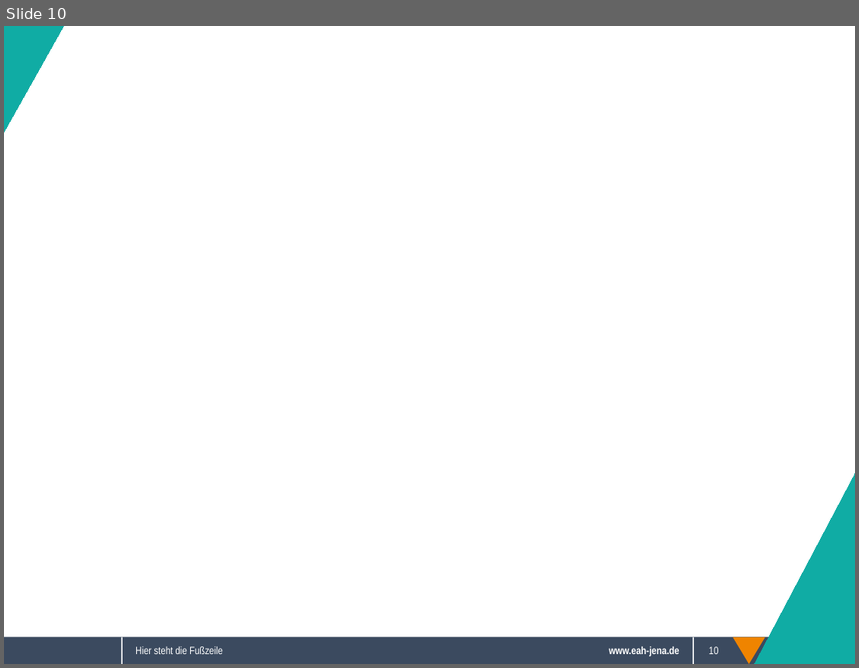
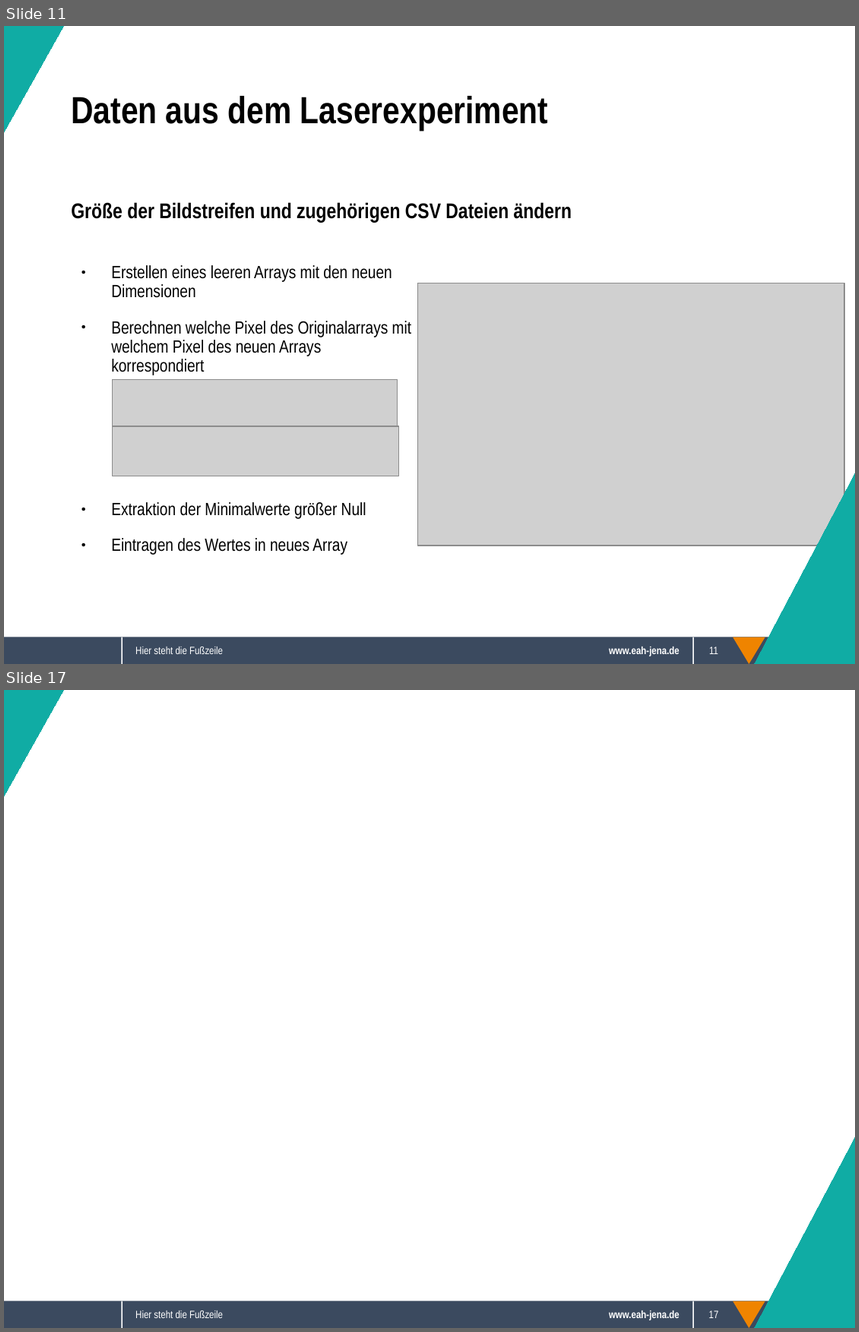
Before and after one commit to Sappy5053/Komplexpraktikum, a slide deck: Präsentation.odp. Shown one above the other, each under a label of ours: slide 10 before the commit, slides 11 and 17 after it; the slides between them are not shown. The pictures are 859x668 and 859x1332 pixels, drawn with LibreOffice and Linux fonts; fonts in the diff are those of the drawing; grey boxes stand for pictures; background and template pictures are left out. Boxes give left, top, right and bottom in pixels: in the first picture for what was removed or moved away, otherwise in the second. Text is boxed around its words. In the diff, an @@ line names an element or a change of style, - is before the commit and + after.

```diff
--- a/Präsentation.odp
+++ b/Präsentation.odp
@@ slide 11 added at (4, 26, 855, 664), background #FFFFFF; not listed: 5 template elements that a slide beside it also shows @@
@@ right triangle added at (4, 26, 63, 132), fill #10ACA4, outline #10ACA4 0 pt @@
@@ text added at (71, 96, 549, 131), 32 pt, text #000000, bold @@
+Daten aus dem Laserexperiment
@@ text added at (71, 202, 572, 222), 18 pt, text #000000, bold @@
+Größe der Bildstreifen und zugehörigen CSV Dateien ändern
@@ text added at (111, 265, 411, 555), 15 pt, text #000000 @@
+● Erstellen eines leeren Arrays mit den neuen Dimensionen
+● Berechnen welche Pixel des Originalarrays mit welchem Pixel des neuen Arrays korrespondiert
+● Extraktion der Minimalwerte größer Null
+● Eintragen des Wertes in neues Array
@@ picture added at (417, 283, 844, 545) @@
@@ picture added at (112, 380, 397, 427) @@
@@ picture added at (112, 427, 399, 476) @@
@@ right triangle added at (755, 474, 855, 664), fill #10ACA4, outline #10ACA4 0 pt @@
@@ text added at (135, 647, 223, 655), 9 pt, text #FFFFFF @@
+Hier steht die Fußzeile
@@ page number added at (709, 647, 718, 655), 9 pt, text #FFFFFF @@
+11
@@ what was slide 10 is now slide 17 @@
@@ page number at (709, 1311, 719, 1319): text changed @@
-10
+17
```
Also in this commit, not shown: 6 slides changed, 6 other slides added, 1 other file.
